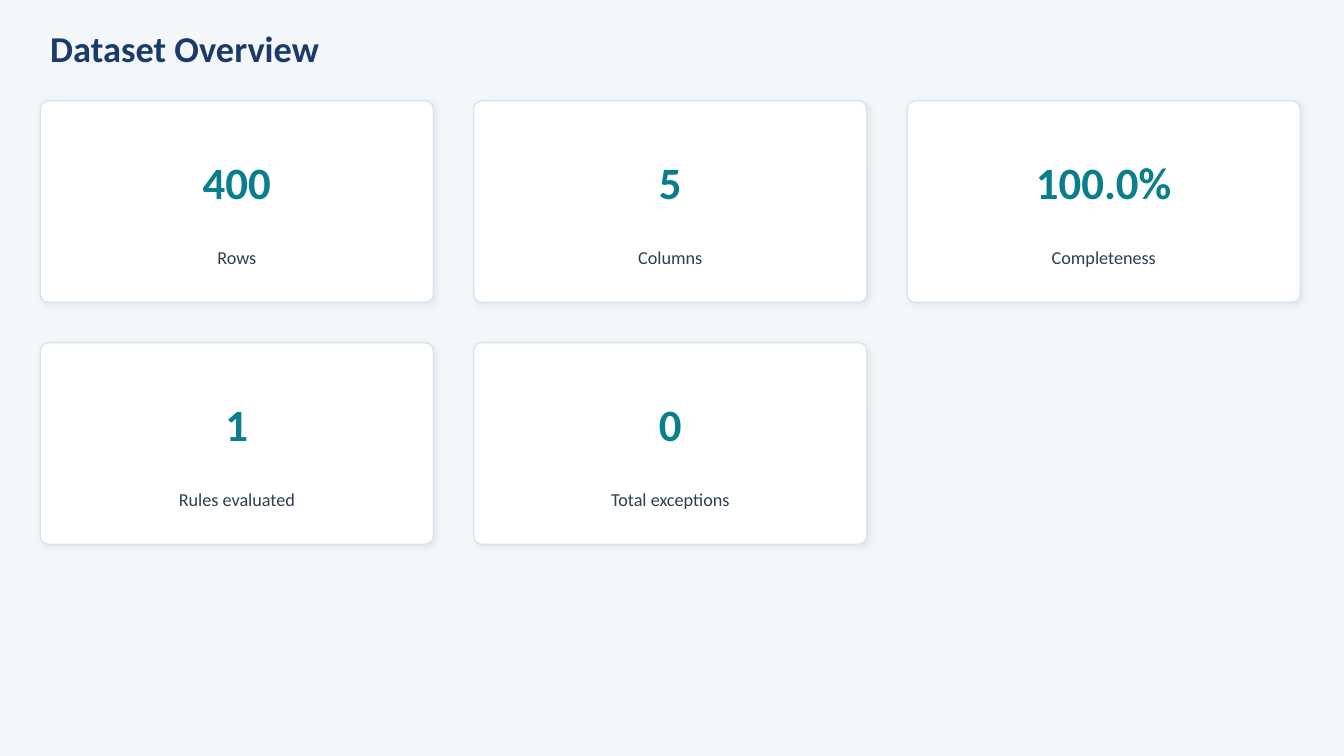
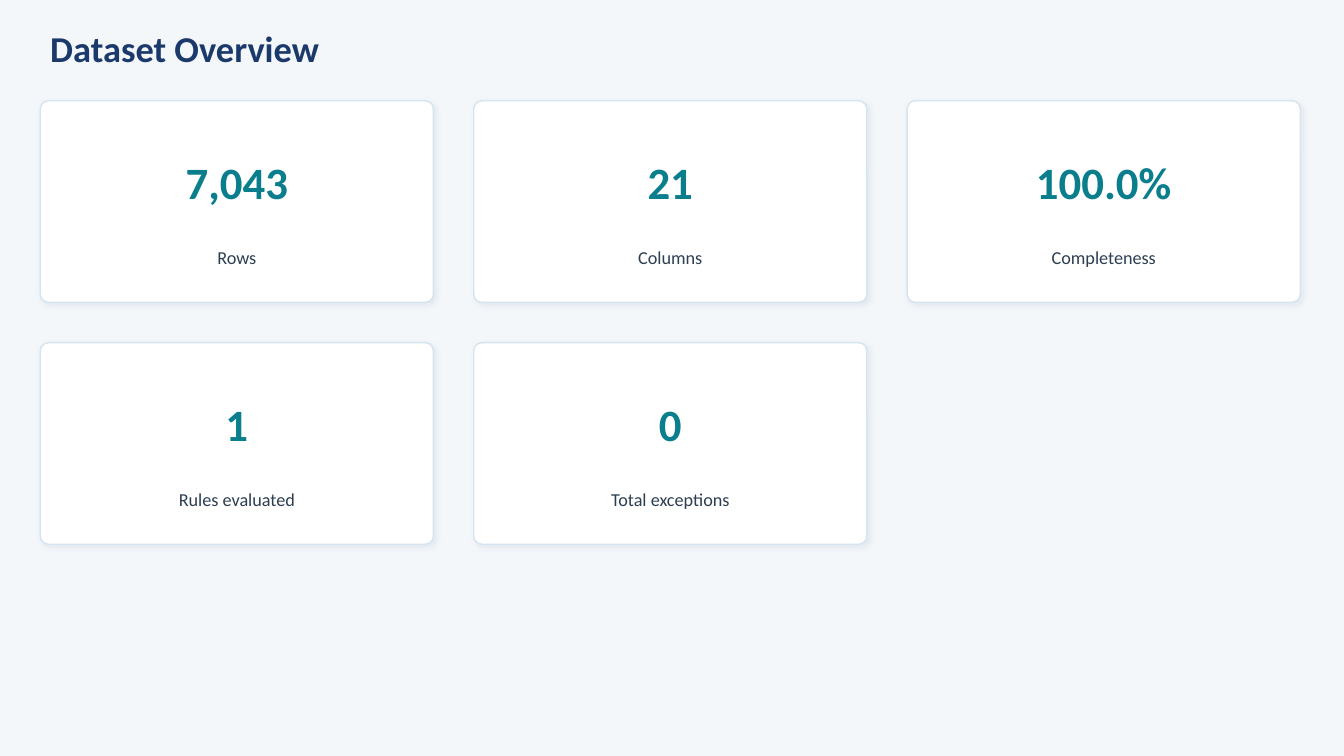
Before and after one commit to MohdSaifHussain/delivery-engine, a slide deck: slide 2 of examples/churn_analysis/output/final/delivery_package.pptx. Drawn at 1344x756 pixels with LibreOffice and Linux fonts; fonts in the diff are those of the drawing. Boxes give left, top, right and bottom in pixels: in the first picture for what was removed or moved away, otherwise in the second. Text is boxed around its words. In the diff, an @@ line names an element or a change of style, - is before the commit and + after.

```diff
--- a/examples/churn_analysis/output/final/delivery_package.pptx
+++ b/examples/churn_analysis/output/final/delivery_package.pptx
@@ text at (186,169,288,205): text changed @@
-400
+7,043
@@ text at (648,169,693,199): text changed @@
-5
+21
```
Also in this commit, not shown: 4 other slides changed, 25 other files.
